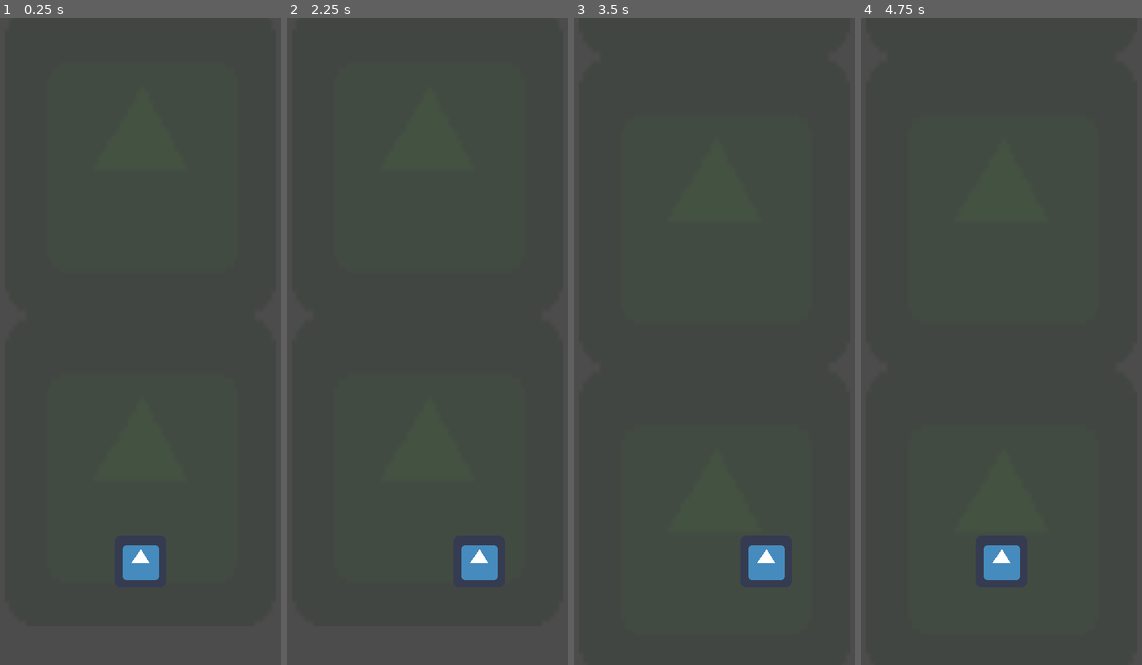
Above: before the commit, frames 1-4 (left to right).
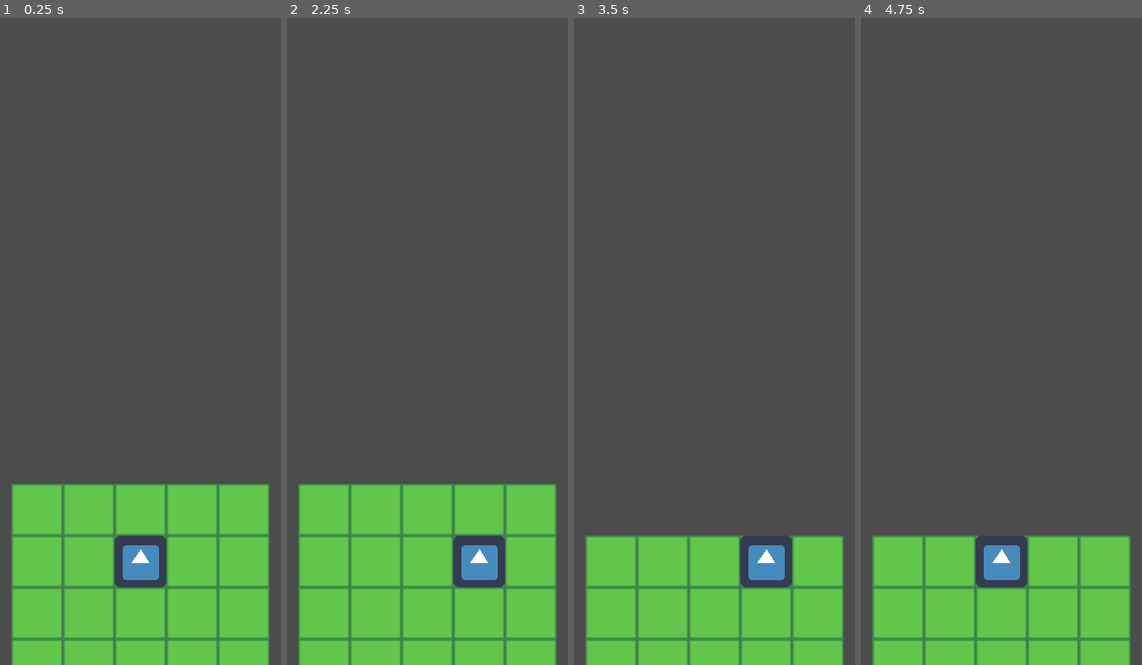
Above: after the commit, the same moments.

Repository: Gman0064/FrogGame
Game: Godot game, scene res://Debug.tscn
The game is run twice, just before and just after one commit, with the same random seed, the same clock (stepped at 60 frames per second) and the same inputs. The engine's default icon, where the game draws it, is replaced by a stand-in: a white triangle on a blue panel in a dark square.
Inputs:
- Up to frame 1 (0.25 s): no input
- Up to frame 2 (2.25 s): tap Enter at 0.5, 2 s; hold Right (jump_right) 0.53-1.28 s; tap Space at 1.25 s; hold Left (jump_left) 1.28-2.03 s; hold Right (jump_right) from 2.03 s (still down)
- Up to frame 3 (3.5 s): tap Space at 2.75 s; release Right (jump_right) at 2.78 s; hold Up (jump_forward) from 2.78 s (still down)
- Up to frame 4 (4.75 s): tap Enter at 3.5 s; release Up (jump_forward) at 3.53 s; hold Left (jump_left) from 3.53 s (still down); tap Space at 4.25 s

The runs differ from the first frame. In frame 1, 24% of the frame differs, in the area x 4-96%, y 72-100%; in frame 2, 24%; in frame 3, 17%; in frame 4, 17%.

Commit message:
Progress on procedural chunk loading

Diff:
--- /dev/null
+++ b/Assets/Chunks/DebugChunk.tscn
@@ -0,0 +1,59 @@
+[gd_scene load_steps=5 format=2]
+
+[ext_resource path="res://Scripts/Chunk.gd" type="Script" id=1]
+[ext_resource path="res://Sprites/testsheet.png" type="Texture" id=2]
+
+[sub_resource type="RectangleShape2D" id=2]
+extents = Vector2( 256, 192 )
+
+[sub_resource type="TileSet" id=3]
+0/name = "testsheet.png 0"
+0/texture = ExtResource( 2 )
+0/tex_offset = Vector2( 0, 0 )
+0/modulate = Color( 1, 1, 1, 1 )
+0/region = Rect2( 0, 0, 32, 32 )
+0/tile_mode = 0
+0/occluder_offset = Vector2( 0, 0 )
+0/navigation_offset = Vector2( 0, 0 )
+0/shape_offset = Vector2( 0, 0 )
+0/shape_transform = Transform2D( 1, 0, 0, 1, 0, 0 )
+0/shape_one_way = false
+0/shape_one_way_margin = 0.0
+0/shapes = [  ]
+0/z_index = 0
+1/name = "testsheet.png 1"
+1/texture = ExtResource( 2 )
+1/tex_offset = Vector2( 0, 0 )
+1/modulate = Color( 1, 1, 1, 1 )
+1/region = Rect2( 32, 0, 32, 32 )
+1/tile_mode = 0
+1/occluder_offset = Vector2( 0, 0 )
+1/navigation_offset = Vector2( 0, 0 )
+1/shape_offset = Vector2( 0, 0 )
+1/shape_transform = Transform2D( 1, 0, 0, 1, 0, 0 )
+1/shape_one_way = false
+1/shape_one_way_margin = 0.0
+1/shapes = [  ]
+1/z_index = 0
+
+[node name="Chunk" type="StaticBody2D"]
+collision_layer = 2
+collision_mask = 2
+script = ExtResource( 1 )
+__meta__ = {
+"_edit_group_": true
+}
+height = 96
+
+[node name="CollisionShape2D" type="CollisionShape2D" parent="."]
+shape = SubResource( 2 )
+
+[node name="TileMap" type="TileMap" parent="."]
+position = Vector2( -32, 0 )
+scale = Vector2( 2, 2 )
+tile_set = SubResource( 3 )
+cell_size = Vector2( 32, 32 )
+collision_layer = 4
+collision_mask = 4
+format = 1
+tile_data = PoolIntArray( -196608, 0, 0, -65538, 0, 0, -65537, 0, 0, -131072, 0, 0, -131071, 0, 0, -131070, 0, 0, -2, 0, 0, -65534, 0, 0, 65534, 0, 0, 2, 0, 0, 131070, 0, 0, 131071, 0, 0, 65536, 0, 0, 65537, 0, 0, 65538, 0, 0, 131072, 0, 0 )
--- /dev/null
+++ b/Assets/Chunks/DebugChunk2.tscn
@@ -0,0 +1,59 @@
+[gd_scene load_steps=5 format=2]
+
+[ext_resource path="res://Scripts/Chunk.gd" type="Script" id=1]
+[ext_resource path="res://Sprites/testsheet.png" type="Texture" id=2]
+
+[sub_resource type="RectangleShape2D" id=2]
+extents = Vector2( 256, 192 )
+
+[sub_resource type="TileSet" id=3]
+0/name = "testsheet.png 0"
+0/texture = ExtResource( 2 )
+0/tex_offset = Vector2( 0, 0 )
+0/modulate = Color( 1, 1, 1, 1 )
+0/region = Rect2( 0, 0, 32, 32 )
+0/tile_mode = 0
+0/occluder_offset = Vector2( 0, 0 )
+0/navigation_offset = Vector2( 0, 0 )
+0/shape_offset = Vector2( 0, 0 )
+0/shape_transform = Transform2D( 1, 0, 0, 1, 0, 0 )
+0/shape_one_way = false
+0/shape_one_way_margin = 0.0
+0/shapes = [  ]
+0/z_index = 0
+1/name = "testsheet.png 1"
+1/texture = ExtResource( 2 )
+1/tex_offset = Vector2( 0, 0 )
+1/modulate = Color( 1, 1, 1, 1 )
+1/region = Rect2( 32, 0, 32, 32 )
+1/tile_mode = 0
+1/occluder_offset = Vector2( 0, 0 )
+1/navigation_offset = Vector2( 0, 0 )
+1/shape_offset = Vector2( 0, 0 )
+1/shape_transform = Transform2D( 1, 0, 0, 1, 0, 0 )
+1/shape_one_way = false
+1/shape_one_way_margin = 0.0
+1/shapes = [  ]
+1/z_index = 0
+
+[node name="Chunk" type="StaticBody2D"]
+collision_layer = 2
+collision_mask = 2
+script = ExtResource( 1 )
+__meta__ = {
+"_edit_group_": true
+}
+height = 96
+
+[node name="CollisionShape2D" type="CollisionShape2D" parent="."]
+shape = SubResource( 2 )
+
+[node name="TileMap" type="TileMap" parent="."]
+position = Vector2( -32, 0 )
+scale = Vector2( 2, 2 )
+tile_set = SubResource( 3 )
+cell_size = Vector2( 32, 32 )
+collision_layer = 4
+collision_mask = 4
+format = 1
+tile_data = PoolIntArray( -196608, 0, 0, -65537, 0, 0, -131072, 0, 0, -131071, 0, 0, -1, 0, 0, -65536, 0, 0, -65535, 0, 0, 65535, 0, 0, 0, 0, 0, 1, 0, 0, 131071, 0, 0, 65536, 0, 0, 65537, 0, 0, 131072, 0, 0 )
--- /dev/null
+++ b/Assets/Chunks/DebugChunk3.tscn
@@ -0,0 +1,56 @@
+[gd_scene load_steps=5 format=2]
+
+[ext_resource path="res://Scripts/Chunk.gd" type="Script" id=1]
+[ext_resource path="res://Sprites/testsheet.png" type="Texture" id=2]
+
+[sub_resource type="RectangleShape2D" id=2]
+extents = Vector2( 256, 224 )
+
+[sub_resource type="TileSet" id=3]
+0/name = "testsheet.png 0"
+0/texture = ExtResource( 2 )
+0/tex_offset = Vector2( 0, 0 )
+0/modulate = Color( 1, 1, 1, 1 )
+0/region = Rect2( 0, 0, 32, 32 )
+0/tile_mode = 0
+0/occluder_offset = Vector2( 0, 0 )
+0/navigation_offset = Vector2( 0, 0 )
+0/shape_offset = Vector2( 0, 0 )
+0/shape_transform = Transform2D( 1, 0, 0, 1, 0, 0 )
+0/shape_one_way = false
+0/shape_one_way_margin = 0.0
+0/shapes = [  ]
+0/z_index = 0
+1/name = "testsheet.png 1"
+1/texture = ExtResource( 2 )
+1/tex_offset = Vector2( 0, 0 )
+1/modulate = Color( 1, 1, 1, 1 )
+1/region = Rect2( 32, 0, 32, 32 )
+1/tile_mode = 0
+1/occluder_offset = Vector2( 0, 0 )
+1/navigation_offset = Vector2( 0, 0 )
+1/shape_offset = Vector2( 0, 0 )
+1/shape_transform = Transform2D( 1, 0, 0, 1, 0, 0 )
+1/shape_one_way = false
+1/shape_one_way_margin = 0.0
+1/shapes = [  ]
+1/z_index = 0
+
+[node name="Chunk" type="StaticBody2D"]
+collision_layer = 2
+collision_mask = 2
+script = ExtResource( 1 )
+height = 112
+
+[node name="CollisionShape2D" type="CollisionShape2D" parent="."]
+shape = SubResource( 2 )
+
+[node name="TileMap" type="TileMap" parent="."]
+position = Vector2( -32, 32 )
+scale = Vector2( 2, 2 )
+tile_set = SubResource( 3 )
+cell_size = Vector2( 32, 32 )
+collision_layer = 4
+collision_mask = 4
+format = 1
+tile_data = PoolIntArray( -262144, 0, 0, -131074, 0, 0, -131073, 0, 0, -196608, 0, 0, -65538, 0, 0, -2, 0, 0, -1, 0, 0, -65536, 0, 0, -65535, 0, 0, -65534, 0, 0, 2, 0, 0, 65536, 0, 0, 65537, 0, 0, 65538, 0, 0, 131072, 0, 0 )
--- a/Assets/DebugChunk.tscn
+++ /dev/null
@@ -1,24 +0,0 @@
-[gd_scene load_steps=3 format=2]
-
-[ext_resource path="res://icon.png" type="Texture" id=1]
-
-[sub_resource type="RectangleShape2D" id=2]
-extents = Vector2( 168, 191 )
-
-[node name="Chunk" type="StaticBody2D"]
-position = Vector2( 192, 560 )
-collision_layer = 2
-collision_mask = 2
-__meta__ = {
-"_edit_group_": true
-}
-
-[node name="CollisionShape2D" type="CollisionShape2D" parent="."]
-position = Vector2( 0, -1 )
-shape = SubResource( 2 )
-
-[node name="Sprite" type="Sprite" parent="."]
-self_modulate = Color( 0.0705882, 0.478431, 0, 0.133333 )
-position = Vector2( -9.05991e-06, 1.52588e-05 )
-scale = Vector2( 5.25, 6 )
-texture = ExtResource( 1 )
--- /dev/null
+++ b/Assets/OriginChunk.tscn
@@ -0,0 +1,56 @@
+[gd_scene load_steps=5 format=2]
+
+[ext_resource path="res://Scripts/OriginChunk.gd" type="Script" id=1]
+[ext_resource path="res://Sprites/testsheet.png" type="Texture" id=2]
+
+[sub_resource type="RectangleShape2D" id=2]
+extents = Vector2( 256, 127 )
+
+[sub_resource type="TileSet" id=3]
+0/name = "testsheet.png 0"
+0/texture = ExtResource( 2 )
+0/tex_offset = Vector2( 0, 0 )
+0/modulate = Color( 1, 1, 1, 1 )
+0/region = Rect2( 0, 0, 32, 32 )
+0/tile_mode = 0
+0/occluder_offset = Vector2( 0, 0 )
+0/navigation_offset = Vector2( 0, 0 )
+0/shape_offset = Vector2( 0, 0 )
+0/shape_transform = Transform2D( 1, 0, 0, 1, 0, 0 )
+0/shape_one_way = false
+0/shape_one_way_margin = 0.0
+0/shapes = [  ]
+0/z_index = 0
+1/name = "testsheet.png 1"
+1/texture = ExtResource( 2 )
+1/tex_offset = Vector2( 0, 0 )
+1/modulate = Color( 1, 1, 1, 1 )
+1/region = Rect2( 32, 0, 32, 32 )
+1/tile_mode = 0
+1/occluder_offset = Vector2( 0, 0 )
+1/navigation_offset = Vector2( 0, 0 )
+1/shape_offset = Vector2( 0, 0 )
+1/shape_transform = Transform2D( 1, 0, 0, 1, 0, 0 )
+1/shape_one_way = false
+1/shape_one_way_margin = 0.0
+1/shapes = [  ]
+1/z_index = 0
+
+[node name="OriginChunk" type="StaticBody2D"]
+collision_layer = 2
+collision_mask = 2
+script = ExtResource( 1 )
+
+[node name="CollisionShape2D" type="CollisionShape2D" parent="."]
+position = Vector2( 0, -1 )
+shape = SubResource( 2 )
+
+[node name="TileMap" type="TileMap" parent="."]
+position = Vector2( -32, -64 )
+scale = Vector2( 2, 2 )
+tile_set = SubResource( 3 )
+cell_size = Vector2( 32, 32 )
+collision_layer = 4
+collision_mask = 4
+format = 1
+tile_data = PoolIntArray( -2, 0, 0, -1, 0, 0, -65536, 0, 0, -65535, 0, 0, -65534, 0, 0, 65534, 0, 0, 65535, 0, 0, 0, 0, 0, 1, 0, 0, 2, 0, 0, 131070, 0, 0, 131071, 0, 0, 65536, 0, 0, 65537, 0, 0, 65538, 0, 0, 196606, 0, 0, 196607, 0, 0, 131072, 0, 0, 131073, 0, 0, 131074, 0, 0 )
--- /dev/null
+++ b/Assets/Player.tscn
@@ -0,0 +1,26 @@
+[gd_scene load_steps=4 format=2]
+
+[ext_resource path="res://icon.png" type="Texture" id=1]
+[ext_resource path="res://Scripts/Player.gd" type="Script" id=2]
+
+[sub_resource type="RectangleShape2D" id=1]
+extents = Vector2( 32, 32 )
+
+[node name="Player" type="KinematicBody2D"]
+position = Vector2( 192, 672 )
+script = ExtResource( 2 )
+__meta__ = {
+"_edit_group_": true
+}
+
+[node name="Sprite" type="Sprite" parent="."]
+texture = ExtResource( 1 )
+
+[node name="CollisionShape2D" type="CollisionShape2D" parent="."]
+shape = SubResource( 1 )
+
+[node name="RayCast2D" type="RayCast2D" parent="."]
+position = Vector2( 0, -800 )
+enabled = true
+cast_to = Vector2( 0, 10 )
+collision_mask = 2
--- a/Debug.tscn
+++ b/Debug.tscn
@@ -1,11 +1,7 @@
-[gd_scene load_steps=5 format=2]
+[gd_scene load_steps=3 format=2]
 
-[ext_resource path="res://icon.png" type="Texture" id=1]
-[ext_resource path="res://Scripts/Player.gd" type="Script" id=2]
-[ext_resource path="res://Assets/DebugChunk.tscn" type="PackedScene" id=3]
-
-[sub_resource type="RectangleShape2D" id=1]
-extents = Vector2( 32, 32 )
+[ext_resource path="res://Assets/Player.tscn" type="PackedScene" id=1]
+[ext_resource path="res://Assets/OriginChunk.tscn" type="PackedScene" id=2]
 
 [node name="Debug" type="Node2D"]
 
@@ -13,29 +9,8 @@
 position = Vector2( 192, 400 )
 current = true
 
-[node name="Chunk" parent="." instance=ExtResource( 3 )]
+[node name="Player" parent="." instance=ExtResource( 1 )]
+z_index = 1
 
-[node name="Chunk2" parent="." instance=ExtResource( 3 )]
-position = Vector2( 192, 176 )
-
-[node name="Chunk3" parent="." instance=ExtResource( 3 )]
-position = Vector2( 192, -208 )
-
-[node name="KinematicBody2D" type="KinematicBody2D" parent="."]
-position = Vector2( 192, 672 )
-script = ExtResource( 2 )
-__meta__ = {
-"_edit_group_": true
-}
-
-[node name="Sprite" type="Sprite" parent="KinematicBody2D"]
-texture = ExtResource( 1 )
-
-[node name="CollisionShape2D" type="CollisionShape2D" parent="KinematicBody2D"]
-shape = SubResource( 1 )
-
-[node name="RayCast2D" type="RayCast2D" parent="KinematicBody2D"]
-position = Vector2( 0, -800 )
-enabled = true
-cast_to = Vector2( 0, 10 )
-collision_mask = 2
+[node name="OriginChunk" parent="." instance=ExtResource( 2 )]
+position = Vector2( 192, 704 )
--- /dev/null
+++ b/Scripts/Chunk.gd
@@ -0,0 +1,14 @@
+extends StaticBody2D
+
+export var height = 0
+
+onready var player = get_node("../Player")
+
+# Called when the node enters the scene tree for the first time.
+func _ready():
+	pass # Replace with function body.
+
+func _physics_process(delta):
+	if (position):
+		if (self.position.y > (player.position.y + 300)):
+			self.queue_free()
--- /dev/null
+++ b/Scripts/OriginChunk.gd
@@ -0,0 +1,43 @@
+extends StaticBody2D
+
+const ORIGIN_HEIGHT = 64
+
+var chunks = []
+
+# Called when the node enters the scene tree for the first time.
+func _ready():
+	load_chunks()
+
+	var previous_chunk
+
+	for i in range(0,3):
+		var chunk = load(chunks[0])
+		var new_chunk = chunk.instance()
+		print(new_chunk)
+		new_chunk.position.x = self.position.x
+
+		if (i == 0):
+			new_chunk.position.y = (self.position.y -
+									ORIGIN_HEIGHT -
+									new_chunk.height)
+		else:
+			new_chunk.position.y = (previous_chunk.position.y -
+									previous_chunk.height -
+									new_chunk.height)
+
+		previous_chunk = new_chunk
+
+		get_tree().get_root().get_node("Debug").add_child(new_chunk)
+
+
+func load_chunks():
+	var dir = Directory.new()
+	dir.open("res://Assets/Chunks/")
+	dir.list_dir_begin()
+	while true:
+		var file = dir.get_next()
+		if file == "":
+			break
+		elif not file.begins_with("."):
+			chunks.append("res://Assets/Chunks/" + file)
+	dir.list_dir_end()
--- a/Scripts/Player.gd
+++ b/Scripts/Player.gd
@@ -6,7 +6,7 @@
 onready var raycast = get_node("RayCast2D")
 onready var camera = get_node("../Camera2D")
 
-var chunk = preload("res://Assets/DebugChunk.tscn")
+var chunk = preload("res://Assets/Chunks/DebugChunk.tscn")
 var last_chunk = null
 
 # Called when the node enters the scene tree for the first time.
@@ -23,8 +23,9 @@
 		move_direction("right")
 
 
-func _process(delta):
-	check_next_chunk()
+func _physics_process(delta):
+	#check_next_chunk()
+	pass
 
 
 func move_direction(dir):
@@ -42,14 +43,12 @@
 		print("Map chunk not found, spawning...")
 		var new_chunk = chunk.instance()
 		get_tree().get_current_scene().add_child(new_chunk)
-		new_chunk.position.y = (last_chunk.position.y - CHUNK_LENGTH)
-
+		new_chunk.position = Vector2(last_chunk.position.x,
+									 last_chunk.position.y - CHUNK_LENGTH)
 	else:
 		if (last_chunk == raycast.get_collider()):
 			pass
 		else:
 			print("Setting last known chunk")
 			last_chunk = raycast.get_collider()
-
-
 	pass
Binary file added: Sprites/testsheet.png
Not shown, added: Sprites/testsheet.png.import
